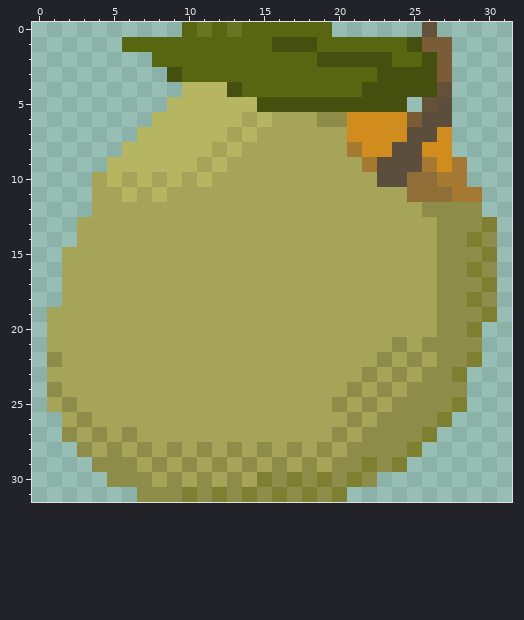
Pixel-art sprite: Assets/Sprites/Items/olive.png. Above, as it was before the edit.
The file is 32x32 pixels.
After:
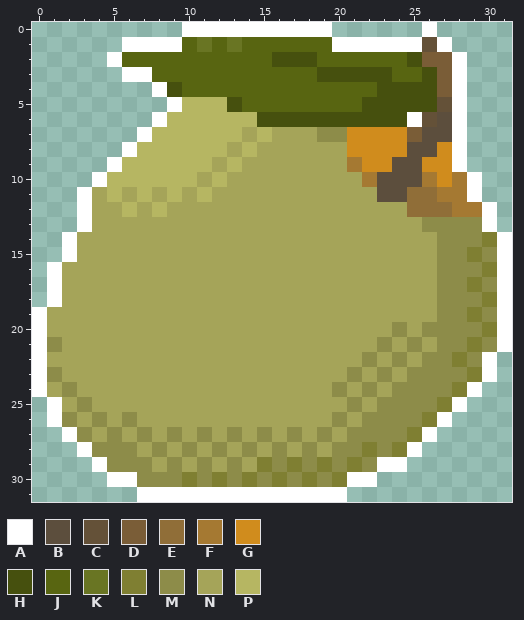
Palette (. is transparent): A #ffffff  B #5c4e3d  C #645138  D #7a5d37  E #906e38  F #a57932  G #d08c1d  H #46500e  J #586511  K #697523  L #7f7f32  M #8d8c49  N #a5a459  P #b6b662
The exact change:
Changed rows in their new state; - is an unchanged pixel.
first column x 0:
 0 ----------AAAAAAAAAA------A-----
 1 ------AAAA-K-K--JJJ-AAAAAACA----
 2 -----AJJ--------HHHJJJJJ-HD-A---
 3 ------AAJJ---------HHHH-JJ--A---
 4 --------AHJJJJ--------J----DA---
 5 ---------A---HJJJJJJJJ---HHCA---
 6 --------A-----PHHHHHHHHHHAC-A---
 7 -------A-----PNP---MM----D-BA---
 8 ------A-----PNP------G--G-B-A---
 9 -----A-----PNP-------FGG--G-A---
10 ----A-P-P-PNP---------F--BFG-A--
11 ---A-PNPNP-P-----------BB--F-A--
12 ---A--P-P----------------EEEFFA-
13 ---A----------------------M---A-
14 --A--------------------------MLA
15 --A--------------------------LMA
16 -A---------------------------MLA
17 -A---------------------------LMA
18 -A---------------------------MLA
19 A----------------------------LMA
20 A-----------------------M-M--MLA
21 AM---------------------MNMN--LMA
22 AN--------------------MNMNM-LMA-
23 AM-------------------MNMNM--MLA-
24 ANM-----------------MNMNM---LA--
25 -ANM----------------NMNM---LA---
26 -AMNM-M-------------MNM---LA----
27 --AMNMNM-M-M-M-M-M-MNM---LA-----
28 ---AM-MNMNMNMNMNMNMNM-L-LA------
29 ----A--MNMNMNMNL-L-L-LMAA-------
30 -----AA-M-L-L-LMLMLMLAA---------
31 -------AAAAAAAAAAAAAA-----------
Where, in picture pixels (left, top, right, bottom), the same in both pictures:
changed: (32, 22, 512, 502)
